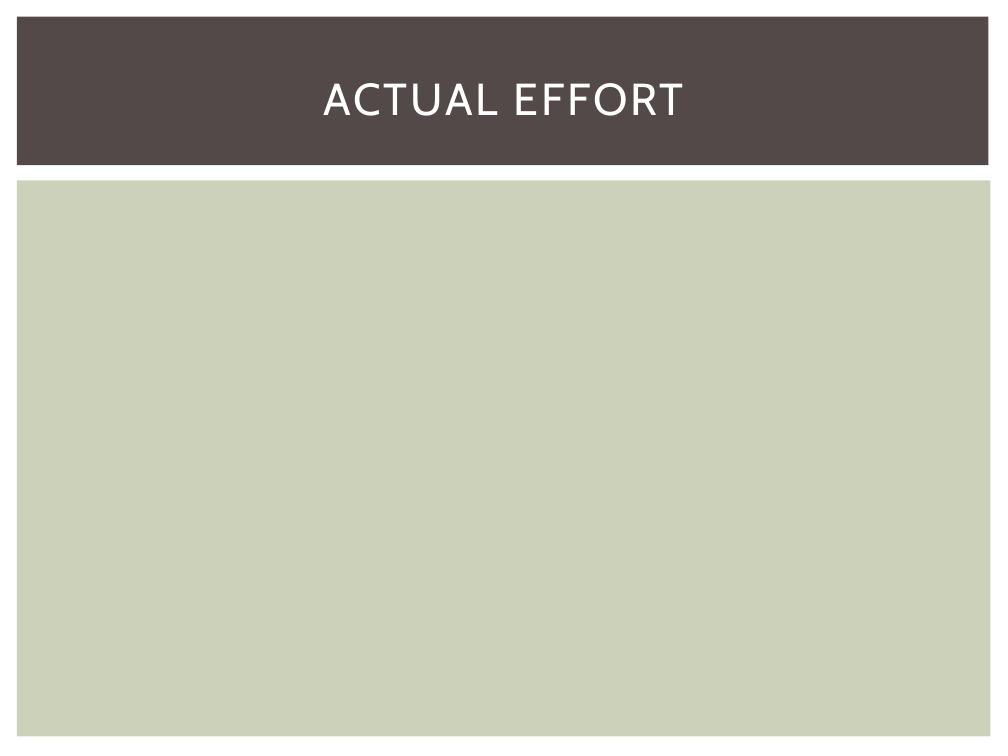
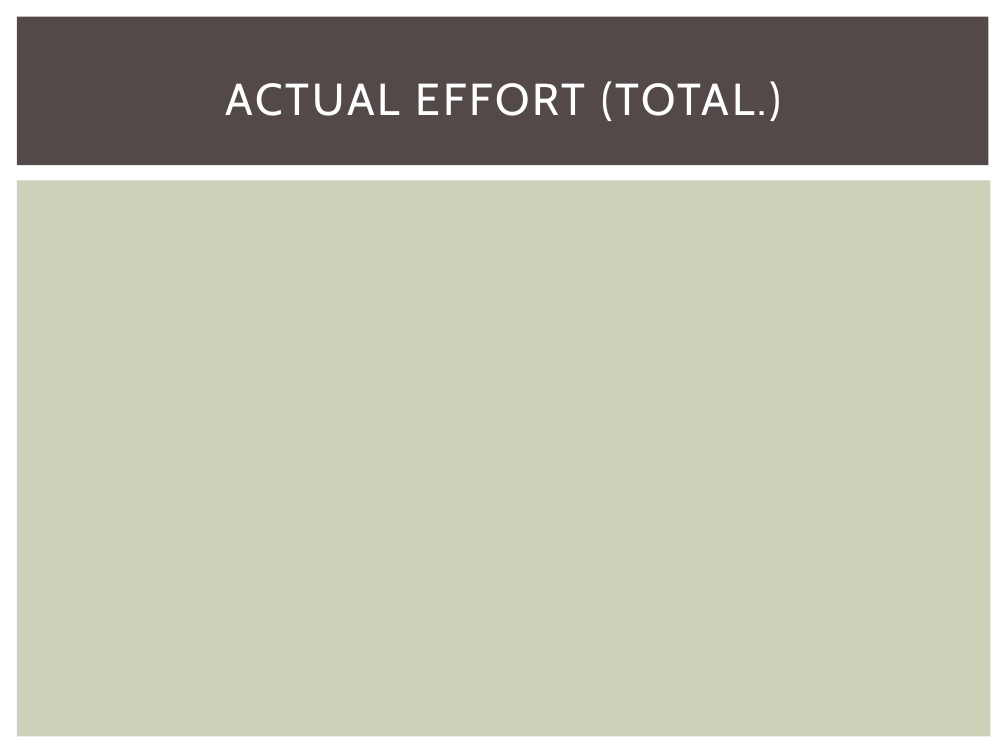
Before and after one commit to 2014-sed-team3/term-project, a slide deck: slide 32 of project/report/report.pptx (slide 29 before the commit). Drawn at 1008x756 pixels with LibreOffice and Linux fonts; fonts in the diff are those of the drawing. Boxes give left, top, right and bottom in pixels: in the first picture for what was removed or moved away, otherwise in the second. Text is boxed around its words. In the diff, an @@ line names an element or a change of style, - is before the commit and + after.

```diff
--- a/project/report/report.pptx
+++ b/project/report/report.pptx
@@ title at (226, 81, 781, 121): text changed @@
-ACTUAL EFFORT
+ACTUAL EFFORT (TOTAL.)
```
Also in this commit, not shown: 9 other slides changed, 9 slides added, 6 slides removed, 1 other file.
